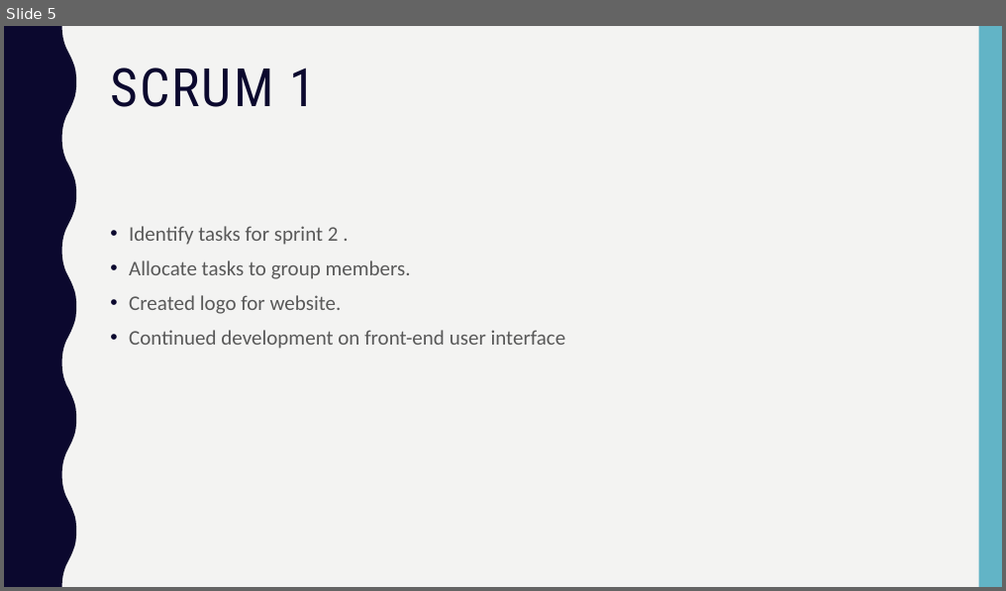
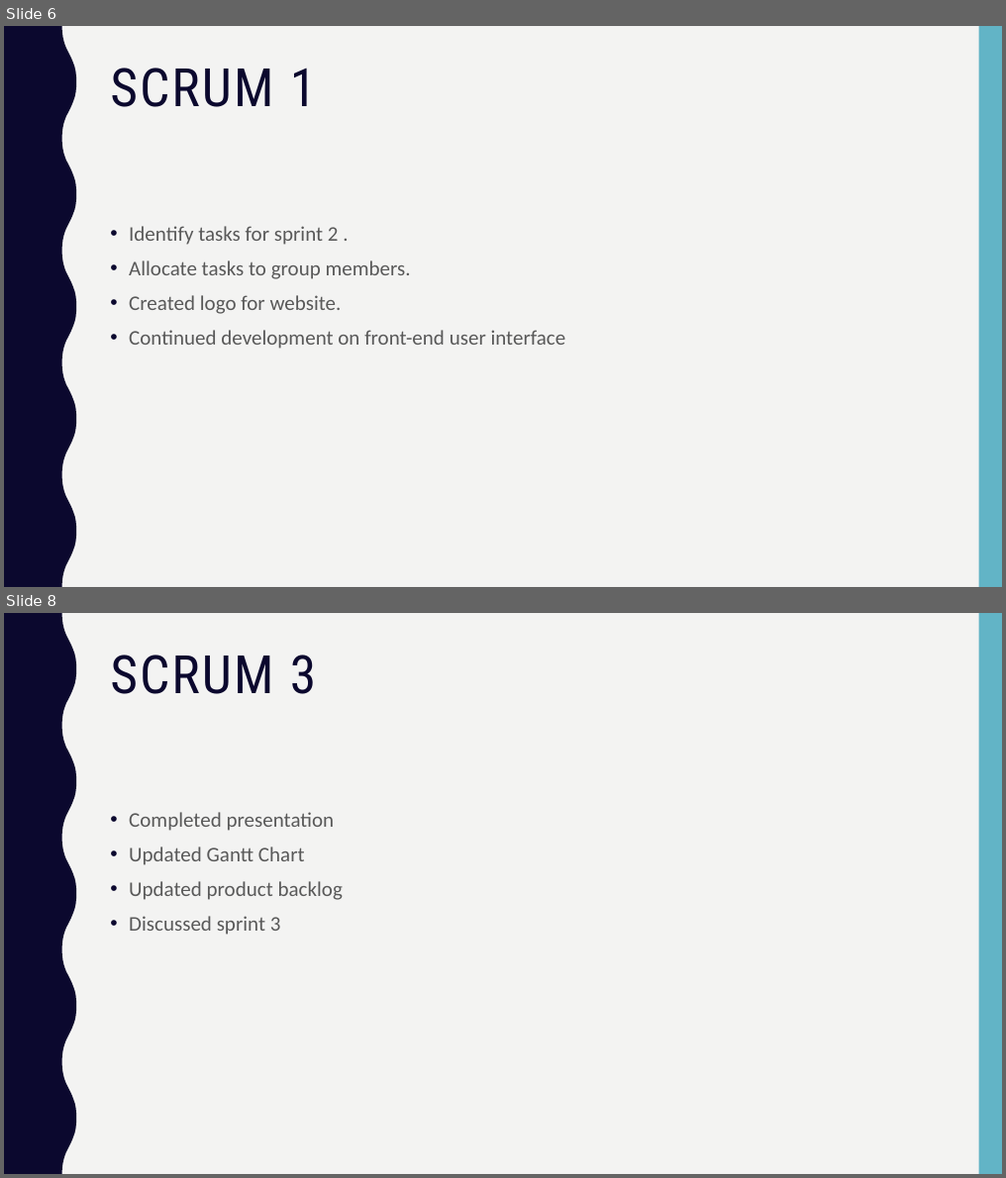
Before and after one commit to george98788/Enterprise-systems-development, a slide deck: Sprint2/Group 10 Sprint_2.pptx. Shown one above the other, each under a label of ours: slide 5 before the commit, slides 6 and 8 after it; the slides between them are not shown. The pictures are 1006x591 and 1006x1178 pixels, drawn with LibreOffice and Linux fonts; fonts in the diff are those of the drawing. Boxes give left, top, right and bottom in pixels: in the first picture for what was removed or moved away, otherwise in the second. Text is boxed around its words. In the diff, an @@ line names an element or a change of style, - is before the commit and + after.

```diff
--- a/Sprint2/Group 10 Sprint_2.pptx
+++ b/Sprint2/Group 10 Sprint_2.pptx
@@ slide 8 added at [4,613,1002,1174], background #F3F3F2; not listed: 2 template elements that a slide beside it also shows @@
@@ title added at [110,655,316,694], 51 pt, text #0B082E @@
+SCRUM 3
@@ text added at [129,812,343,935], 20 pt, text #595959 @@
+• Completed presentation
+• Updated Gantt Chart
+• Updated product backlog
+• Discussed sprint 3
@@ what was slide 5 is now slide 6 @@
```
Also in this commit, not shown: 3 slides changed, 2 other slides added, 1 slide removed.
